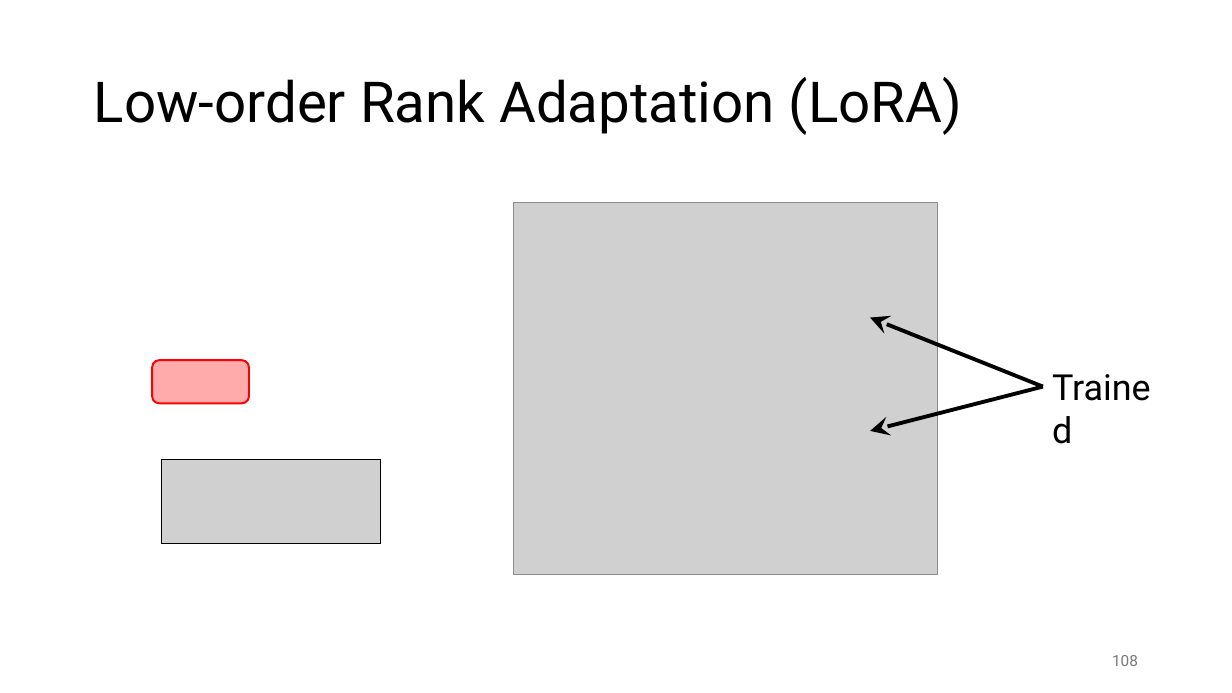
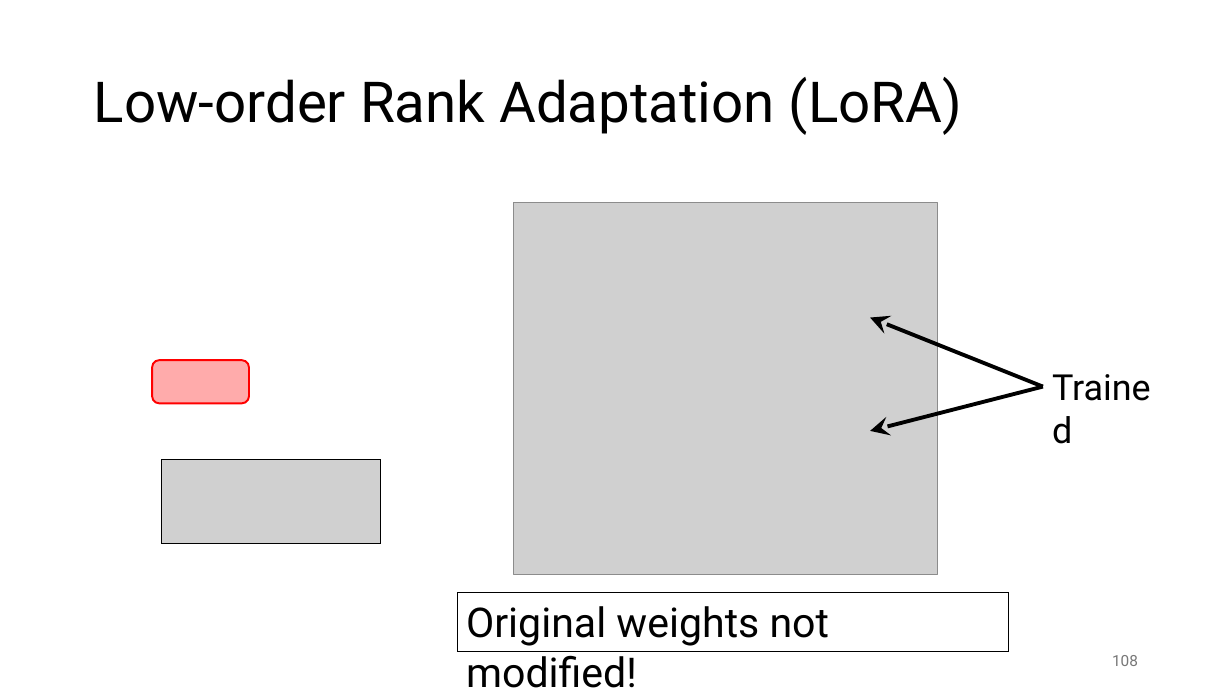
Before and after one commit to gjbex/Deploying-LLMs-locally, a slide deck: slide 108 of local_LLMs.pptx. Drawn at 1232x693 pixels with LibreOffice and Linux fonts; fonts in the diff are those of the drawing; grey boxes stand for pictures. Boxes give left, top, right and bottom in pixels: in the first picture for what was removed or moved away, otherwise in the second. Text is boxed around its words. In the diff, an @@ line names an element or a change of style, - is before the commit and + after.

```diff
--- a/local_LLMs.pptx
+++ b/local_LLMs.pptx
@@ rectangle added at (457, 592, 1009, 652), outline #000000 0.75 pt, 32 pt, text #000000 @@
+Original weights not modified!
```
Also in this commit, not shown: 1 other slide changed.
